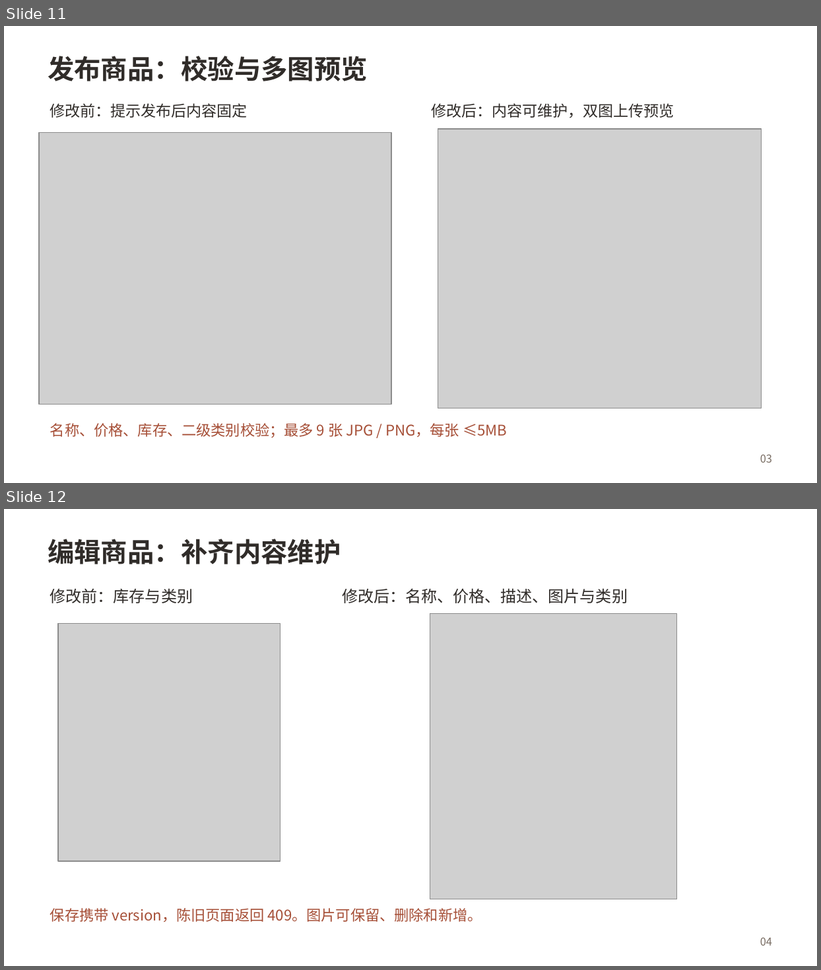
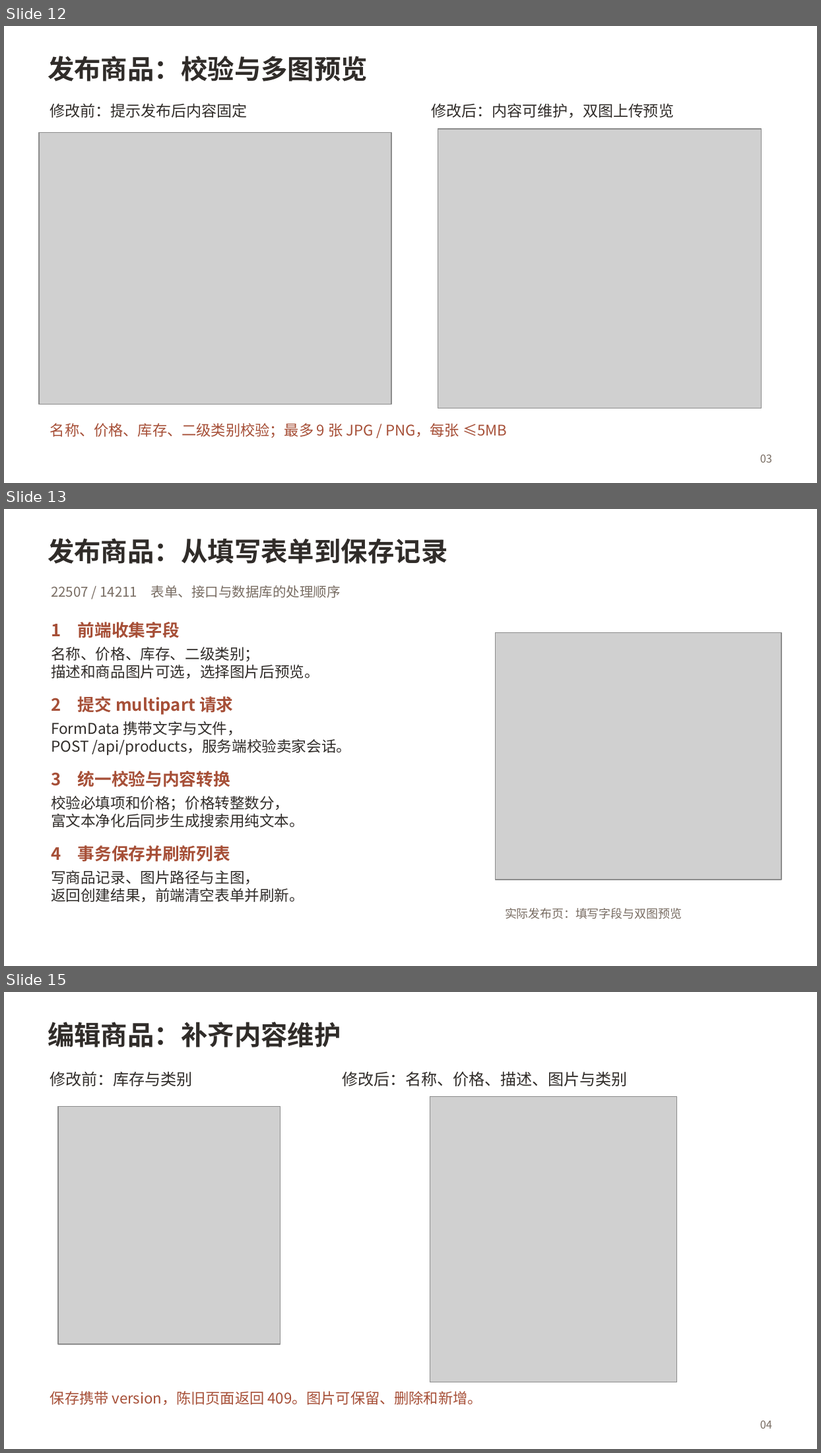
Before and after one commit to hds556/se-course-project, a slide deck: 成果物/第二组第四次阶段性评审报告.pptx. Shown one above the other, each under a label of ours: slides 11 and 12 before the commit, slides 12, 13 and 15 after it; the slides between them are not shown. The pictures are 821x970 and 821x1453 pixels, drawn with LibreOffice and Linux fonts; fonts in the diff are those of the drawing; grey boxes stand for pictures. Boxes give left, top, right and bottom in pixels: in the first picture for what was removed or moved away, otherwise in the second. Text is boxed around its words. In the diff, an @@ line names an element or a change of style, - is before the commit and + after.

```diff
--- a/成果物/第二组第四次阶段性评审报告.pptx
+++ b/成果物/第二组第四次阶段性评审报告.pptx
@@ slide 13 added at bbox=[4, 509, 817, 966], background #FFFFFF @@
@@ text added at bbox=[48, 538, 448, 564], 23.6 pt, text #302C29, bold @@
+发布商品：从填写表单到保存记录
@@ text added at bbox=[51, 586, 341, 598], 12 pt, text #786C62 @@
+22507 / 14211 表单、接口与数据库的处理顺序
@@ text added at bbox=[51, 622, 180, 638], 15 pt, text #A64F37, bold @@
+1 前端收集字段
@@ text added at bbox=[51, 647, 319, 679], 13.2 pt, text #302C29 @@
+名称、价格、库存、二级类别；
+描述和商品图片可选，选择图片后预览。
@@ picture added at bbox=[495, 632, 781, 880] @@
@@ text added at bbox=[51, 696, 233, 715], 15 pt, text #A64F37, bold @@
+2 提交 multipart 请求
@@ text added at bbox=[51, 722, 352, 755], 13.2 pt, text #302C29 @@
+FormData 携带文字与文件，
+POST /api/products，服务端校验卖家会话。
@@ text added at bbox=[51, 771, 230, 788], 15 pt, text #A64F37, bold @@
+3 统一校验与内容转换
@@ text added at bbox=[51, 796, 304, 828], 13.2 pt, text #302C29 @@
+校验必填项和价格；价格转整数分，
+富文本净化后同步生成搜索用纯文本。
@@ text added at bbox=[51, 846, 230, 862], 15 pt, text #A64F37, bold @@
+4 事务保存并刷新列表
@@ text added at bbox=[51, 871, 304, 902], 13.2 pt, text #302C29 @@
+写商品记录、图片路径与主图，
+返回创建结果，前端清空表单并刷新。
@@ text added at bbox=[505, 908, 682, 920], 10.5 pt, text #786C62 @@
+实际发布页：填写字段与双图预览
@@ what was slide 11 is now slide 12 @@
@@ what was slide 12 is now slide 15 @@
```
Also in this commit, not shown: 4 slides changed, 4 other slides added, 1 slide removed.
